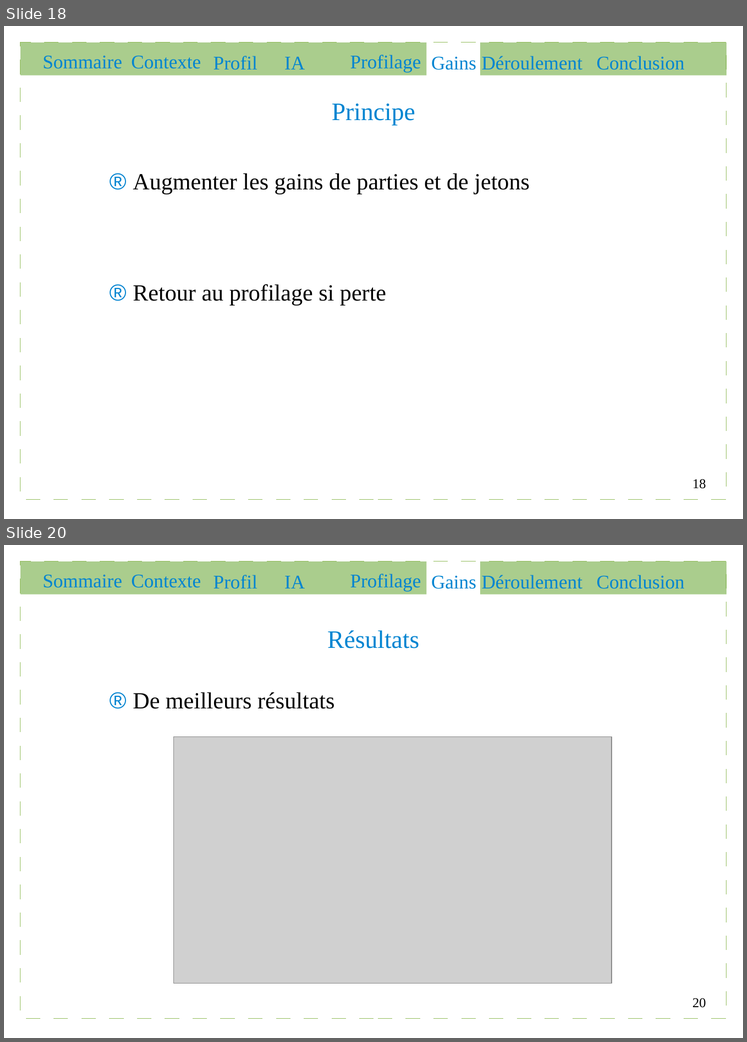
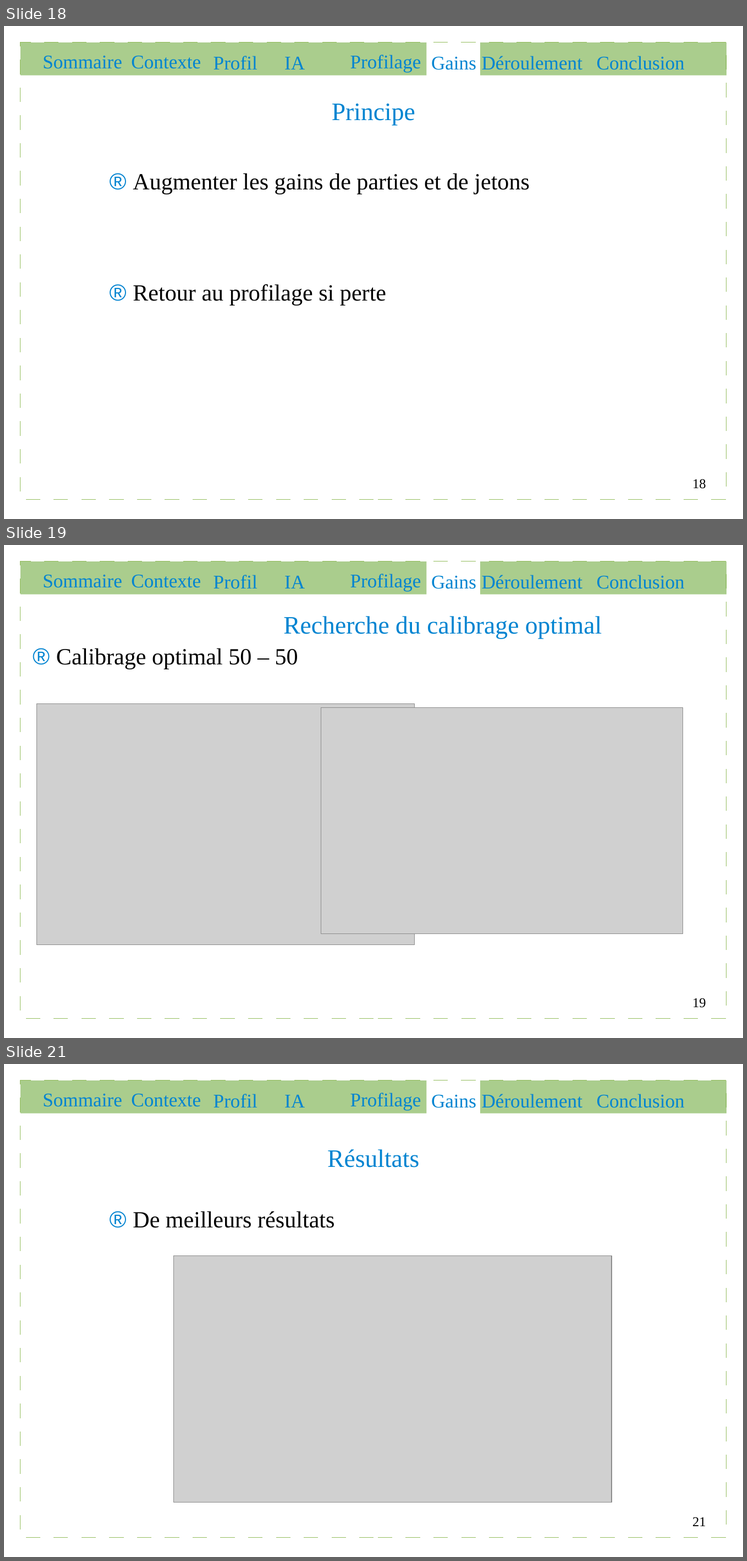
Before and after one commit to Gouga34/TERM1_Poker, a slide deck: Soutenance/presentation.odp. Shown one above the other, each under a label of ours: slides 18 and 20 before the commit, slides 18, 19 and 21 after it; the slides between them are not shown. The pictures are 747x1042 and 747x1561 pixels, drawn with LibreOffice and Linux fonts; fonts in the diff are those of the drawing; grey boxes stand for pictures. Boxes give left, top, right and bottom in pixels: in the first picture for what was removed or moved away, otherwise in the second. Text is boxed around its words. In the diff, an @@ line names an element or a change of style, - is before the commit and + after.

```diff
--- a/Soutenance/presentation.odp
+++ b/Soutenance/presentation.odp
@@ slide 19 added at [4, 545, 743, 1038], background #FFFFFF; not listed: 1 template element that a slide beside it also shows @@
@@ rectangle added at [20, 561, 427, 595], fill #579D1C at 50% opacity @@
@@ text added at [42, 574, 122, 588], 20 pt, text #0084D1 @@
+Sommaire
@@ text added at [131, 574, 201, 588], 20 pt, text #0084D1 @@
+Contexte
@@ text added at [214, 575, 258, 589], 20 pt, text #0084D1 @@
+Profil
@@ text added at [284, 576, 305, 588], 20 pt, text #0084D1 @@
+IA
@@ text added at [350, 574, 421, 591], 20 pt, text #0084D1 @@
+Profilage
@@ text added at [431, 575, 476, 589], 20 pt, text #0084D1 @@
+Gains
@@ rectangle added at [480, 561, 727, 595], fill #579D1C at 50% opacity @@
@@ text added at [482, 575, 583, 589], 20 pt, text #0084D1 @@
+Déroulement
@@ text added at [597, 575, 685, 589], 20 pt, text #0084D1 @@
+Conclusion
@@ text added at [283, 616, 602, 639], 26 pt, text #0084D1 @@
+Recherche du calibrage optimal
@@ text added at [56, 648, 298, 669], 24 pt, text #000000 @@
+® Calibrage optimal 50 – 50
@@ picture added at [36, 703, 414, 944] @@
@@ picture added at [321, 708, 683, 934] @@
@@ page number added at [693, 998, 706, 1008], 14 pt, text #000000 @@
+19
@@ what was slide 20 is now slide 21 @@
@@ page number at [693, 1517, 706, 1526]: text changed @@
-20
+21
```
Also in this commit, not shown: 9 slides changed, 2 other files.
